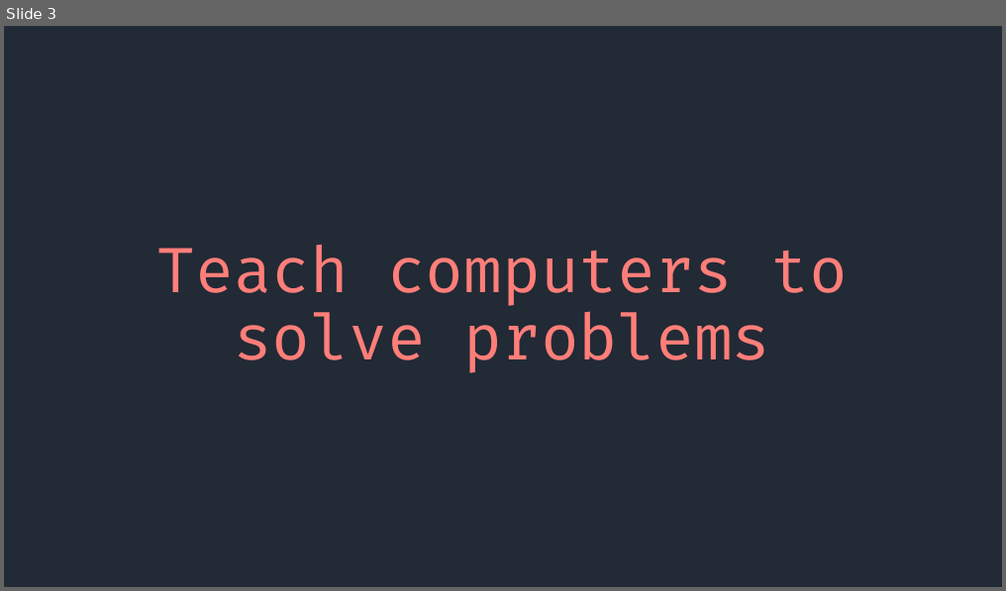
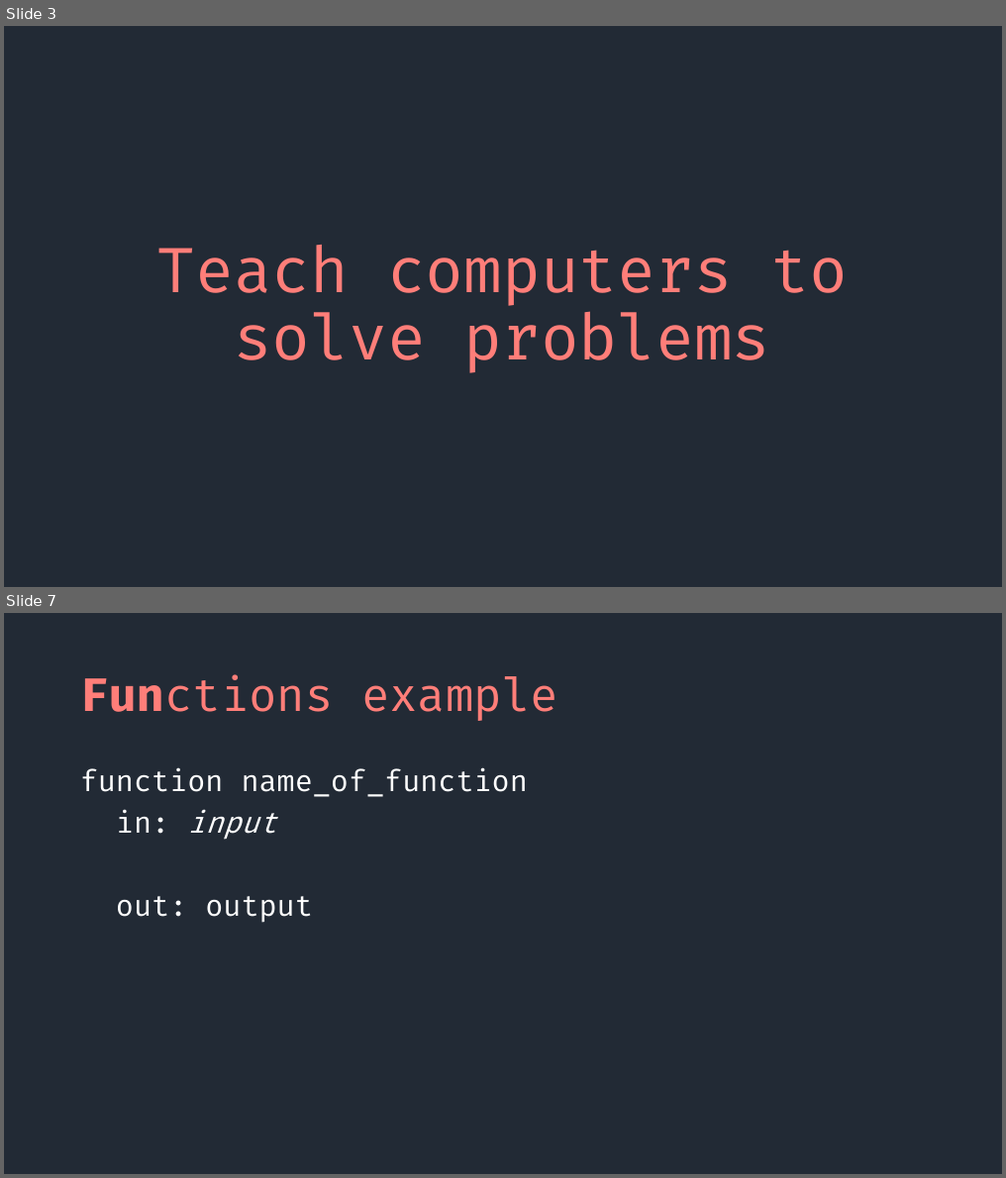
Before and after one commit to SeanMcP/college-career-day, a slide deck: presentation.pptx. Shown one above the other, each under a label of ours: slide 3 before the commit, slides 3 and 7 after it; the slides between them are not shown. The pictures are 1006x591 and 1006x1178 pixels, drawn with LibreOffice and Linux fonts; fonts in the diff are those of the drawing. Boxes give left, top, right and bottom in pixels: in the first picture for what was removed or moved away, otherwise in the second. Text is boxed around its words. In the diff, an @@ line names an element or a change of style, - is before the commit and + after.

```diff
--- a/presentation.pptx
+++ b/presentation.pptx
@@ slide 7 added at (x1=4, y1=613, x2=1002, y2=1174), background #222A35 @@
@@ title added at (x1=80, y1=674, x2=558, y2=721), 44 pt, text #FF7E79 @@
+Functions example
@@ text added at (x1=80, y1=767, x2=528, y2=923), 28 pt, text #FFFFFF @@
+function name_of_function
+in: input
+out: output
```
Also in this commit, not shown: 9 other slides added, 1 other file.
